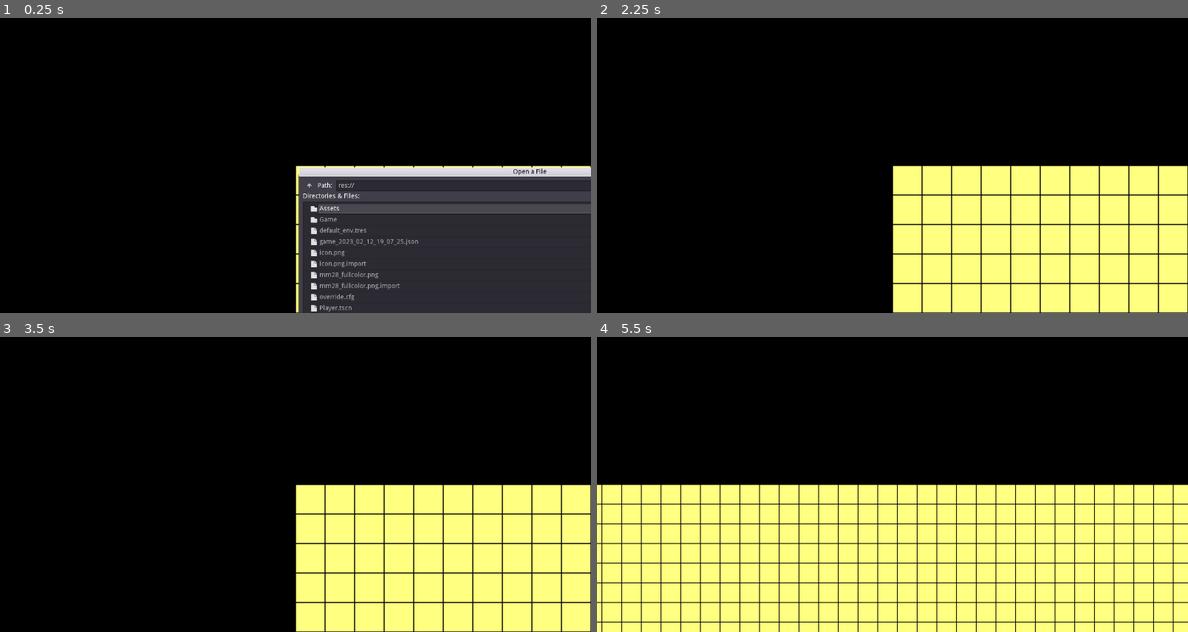
Above: before the commit, frames 1-4 (two rows, left to right).
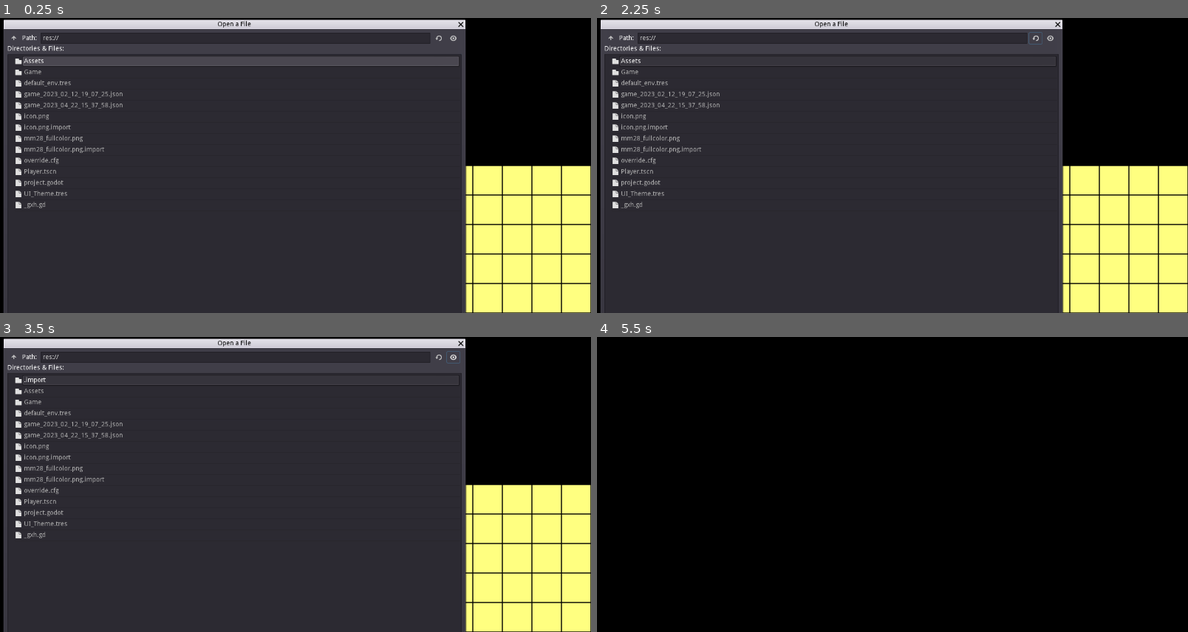
Above: after the commit, the same moments.

Repository: MechMania-29/Visualizer
Game: Godot game, scene res://Game/Game.tscn
The game is run twice, just before and just after one commit, with the same random seed, the same clock (stepped at 60 frames per second) and the same inputs.
Inputs (mouse positions are in pixels of both pictures, inside the frame that each line leads up to; where the layout moved, square brackets give the same spot in the first picture):
- Up to frame 1 (0.25 s): no input
- Up to frame 2 (2.25 s): click (608, 38) [904, 186] at 0.5 s; click (608, 38) [904, 186] at 1.25 s; click (1034, 38) at 2.02 s
- Up to frame 3 (3.5 s): click (455, 357) at 2.77 s
- Up to frame 4 (5.5 s): tap Enter at 3.5 s; move the mouse to (1022, 469) at 3.52 s; press the mouse at (1022, 469) at 3.53 s; hold D (Right, bound only after the commit) 3.53-4.25 s; tap Mouse wheel up (cam_zoom_in, bound only after the commit) at 3.8 s; release the mouse at (1022, 469) at 4.25 s; tap Space at 4.25 s; drag from (774, 499) to (862, 543) at 4.27 s; move the mouse to (951, 419) at 5.02 s; hold D (Right, bound only after the commit) from 5.03 s (still down); hold Mouse wheel down (cam_zoom_out, bound only after the commit) from 5.03 s (still down); click (951, 419) at 5.17 s; tap R at 5.3 s

The runs differ from the first frame. In frame 1, 77% of the frame differs, in the area x 0-100%, y 0-100%; in frame 2, 78%, in the area x 0-79%, y 0-100%; in frame 3, 78%; in frame 4, 49%.
Error after the commit: Invalid get index 'setup' (on base: 'Nil'). (res://Game/PlayerController.gd:123)

Commit message:
Updated for 4/22

Diff:
--- /dev/null
+++ b/Game/Camera2D.gd
@@ -0,0 +1,116 @@
+extends Camera2D
+
+# Adapted from https://www.braindead.bzh/entry/godot-interactive-camera2d
+
+export var MAX_ZOOM_LEVEL = 0.5
+export var MIN_ZOOM_LEVEL = 12
+export var ZOOM_INCREMENT = 0.5
+export(NodePath) var map_path
+
+signal moved
+signal zoomed
+#signal began_following(num)
+
+var _current_zoom_level = 1
+var _drag = false
+var tilemap_bounds: Rect2
+var initial_scale
+var mvdir = Vector2.ZERO
+
+onready var map = get_node(map_path)
+onready var file_selected = false
+
+func center():
+	var tile_center = tilemap_bounds.position + tilemap_bounds.size / 2
+	_center_on_position(Vector2(tile_center.x, 150))
+
+
+func _center_on_position(pos: Vector2):
+	set_offset(pos - get_viewport_rect().size / 2)
+
+
+func refresh_bounds():
+	tilemap_bounds = map.get_bounds()
+
+func _process(_delta):
+	set_offset(get_offset() - mvdir * -10 * zoom)
+
+# Use _unhandled_input so that we don't move camera if mouse-down is on GUI
+func _unhandled_input(event: InputEvent):
+	if (!file_selected): return
+	if event.is_action_pressed("cam_drag"):
+		_drag = true
+	elif event.is_action_released("cam_drag"):
+		_drag = false
+	elif event.is_action_pressed("cam_zoom_in"):
+		_update_zoom(-ZOOM_INCREMENT, get_local_mouse_position())
+	elif event.is_action_pressed("cam_zoom_out"):
+		_update_zoom(ZOOM_INCREMENT, get_local_mouse_position())
+	elif event is InputEventMouseMotion && _drag:
+		set_offset(get_offset() - event.relative * _current_zoom_level)
+		#_constrain_view()
+		emit_signal("moved")
+	elif event.is_action_pressed("Down"):
+		mvdir += Vector2.DOWN
+	elif event.is_action_pressed("Left"):
+		mvdir += Vector2.LEFT
+	elif event.is_action_pressed("Right"):
+		mvdir += Vector2.RIGHT
+	elif event.is_action_pressed("Up"):
+		mvdir += Vector2.UP
+	elif event.is_action_released("Down"):
+		mvdir -= Vector2.DOWN
+	elif event.is_action_released("Left"):
+		mvdir -= Vector2.LEFT
+	elif event.is_action_released("Right"):
+		mvdir -= Vector2.RIGHT
+	elif event.is_action_released("Up"):
+		mvdir -= Vector2.UP
+
+
+
+func _update_zoom(incr: float, zoom_anchor: Vector2):
+	var old_zoom = _current_zoom_level
+
+	_current_zoom_level = clamp(_current_zoom_level + incr, MAX_ZOOM_LEVEL, MIN_ZOOM_LEVEL)
+
+	if old_zoom == _current_zoom_level:
+		return
+
+	var zoom_center = zoom_anchor - get_offset()
+	var ratio = 1-_current_zoom_level/old_zoom
+
+	set_offset(get_offset() + zoom_center*ratio)
+	set_zoom(Vector2(_current_zoom_level, _current_zoom_level))
+	#_constrain_view()
+
+	emit_signal("zoomed")
+
+
+# Limits camera so that it is impossible to have just one of the two opposing
+# edges of the tilemap off the screen. To be called after movement or zooming
+func _constrain_view():
+	var _map: Rect2 = Rect2( \
+			tilemap_bounds.position - get_offset(), tilemap_bounds.size)
+	var view: Rect2 = Rect2(get_viewport_rect().position, \
+			get_viewport_rect().size * _current_zoom_level)
+
+	# If just one of two opposite boundaries is out of view,
+	# move the camera the shortest distance so one boundary is on the edge
+	if _map.end.x > view.end.x and _map.position.x >= view.position.x \
+			or _map.position.x < view.position.x and _map.end.x <= view.end.x:
+		if abs(_map.end.x - view.end.x) < abs(_map.position.x - view.position.x):
+			self.offset.x +=  _map.end.x - view.end.x
+		else:
+			self.offset.x += _map.position.x - view.position.x
+
+	if _map.end.y > view.end.y and _map.position.y >= view.position.y \
+			or _map.position.y < view.position.y and _map.end.y <= view.end.y:
+		if abs(_map.end.y - view.end.y) < abs(_map.position.y - view.position.y):
+			self.offset.y +=  _map.end.y - view.end.y
+		else:
+			self.offset.y += _map.position.y - view.position.y
+
+
+func _on_FileDialog_file_selected(_path):
+	file_selected = true
--- a/Game/FileSelect.tscn
+++ b/Game/FileSelect.tscn
@@ -82,8 +82,8 @@
 mode = 0
 access = 2
 filters = PoolStringArray( "*.txt", "*.json" )
-current_dir = "/Users/dding/Documents/Projects/Godot/MM28"
-current_path = "/Users/dding/Documents/Projects/Godot/MM28/"
+current_dir = "/GodotProjects/mm29Visualizer/Visualizer"
+current_path = "/GodotProjects/mm29Visualizer/Visualizer/"
 __meta__ = {
 "_edit_use_anchors_": false
 }
--- a/Game/Game.gd
+++ b/Game/Game.gd
@@ -8,25 +8,41 @@
 
 # Called when the node enters the scene tree for the first time.
 func _ready():
-	$FileDialog.popup()
+
+	$CanvasLayer/FileDialog.popup()
 	pass # Replace with function body.
 
-
+onready var dir = Vector2.ZERO
 # Called every frame. 'delta' is the elapsed time since the previous frame.
 #func _process(delta):
-#	pass
+#	$Camera2D.move_local_x(dir.x)
+#	$Camera2D.move_local_y(dir.y)
+
+
 func _input(ev):
+	return
 	if Input.is_key_pressed(KEY_A):
-		$Camera2D.move_local_x(-100)
+		dir.x = -1
+	elif Input.is_key_released(KEY_A):
+		dir.x = 0
+
 	if Input.is_key_pressed(KEY_D):
-		$Camera2D.move_local_x(100)
+		dir.x = 1
+	elif Input.is_key_released(KEY_D):
+		dir.x = 0
+
 	if Input.is_key_pressed(KEY_W):
-		$Camera2D.move_local_y(-100)
+		dir.y = -1
+	elif Input.is_key_released(KEY_A):
+		dir.y = 0
+
 	if Input.is_key_pressed(KEY_S):
-		$Camera2D.move_local_y(100)
+		dir.y = 1
+	elif Input.is_key_released(KEY_A):
+		dir.y = 0
 
-	if Input.is_key_pressed(KEY_R):
+	if Input.is_key_pressed(KEY_R) or ev.is_action("zoom_out"):
 		$Camera2D.zoom = $Camera2D.zoom * 1.5
 
-	if Input.is_key_pressed(KEY_F):
+	if Input.is_key_pressed(KEY_F) or ev.is_action("zoom_in"):
 		$Camera2D.zoom = $Camera2D.zoom /1.5
--- a/Game/Game.tscn
+++ b/Game/Game.tscn
@@ -8,6 +8,7 @@
 [ext_resource path="res://Assets/Temp/rock_placeholder.png" type="Texture" id=6]
 [ext_resource path="res://Game/Map.gd" type="Script" id=7]
 [ext_resource path="res://Assets/Temp/building_placeholder.png" type="Texture" id=8]
+[ext_resource path="res://Game/Camera2D.gd" type="Script" id=9]
 [ext_resource path="res://Game/Game.gd" type="Script" id=12]
 
 [sub_resource type="TileSet" id=1]
@@ -73,6 +74,8 @@
 
 [node name="Camera2D" type="Camera2D" parent="."]
 current = true
+script = ExtResource( 9 )
+map_path = NodePath("../TileMap")
 
 [node name="TileMap" type="TileMap" parent="."]
 tile_set = SubResource( 1 )
@@ -91,19 +94,20 @@
 visible = false
 animation = "zombie"
 
-[node name="FileDialog" type="FileDialog" parent="."]
+[node name="CanvasLayer" type="CanvasLayer" parent="."]
+
+[node name="UI" parent="CanvasLayer" instance=ExtResource( 4 )]
+visible = false
+
+[node name="FileDialog" type="FileDialog" parent="CanvasLayer"]
 margin_right = 1000.0
 margin_bottom = 1000.0
 window_title = "Open a File"
 mode = 0
 
-[node name="CanvasLayer" type="CanvasLayer" parent="."]
-
-[node name="UI" parent="CanvasLayer" instance=ExtResource( 4 )]
-visible = false
-
 [connection signal="timeout" from="PlayerController/TurnTimer" to="PlayerController" method="_on_Timer_timeout"]
-[connection signal="file_selected" from="FileDialog" to="PlayerController" method="_on_FileDialog_file_selected"]
 [connection signal="pause_toggled" from="CanvasLayer/UI" to="PlayerController" method="_on_UI_pause_toggled"]
 [connection signal="timeline_changed" from="CanvasLayer/UI" to="PlayerController" method="_on_UI_timeline_changed"]
 [connection signal="timeline_interaction" from="CanvasLayer/UI" to="PlayerController" method="_on_UI_timeline_interaction"]
+[connection signal="file_selected" from="CanvasLayer/FileDialog" to="Camera2D" method="_on_FileDialog_file_selected"]
+[connection signal="file_selected" from="CanvasLayer/FileDialog" to="PlayerController" method="_on_FileDialog_file_selected"]
--- a/Game/PlayerController.gd
+++ b/Game/PlayerController.gd
@@ -31,13 +31,16 @@
 	turn += 1
 	UI.update_turn_num(turn)
 	$TurnTimer.start(1)
+	var destroyed
 	if ready:
 		T_Map.resetGrid()
 		for i in range(len(actors)):
 			actors[i].moveTo(turns[turn]["characters"][str(i)]["position"])
 			actors[i].setIsZombie(turns[turn]["characters"][str(i)]["isZombie"])
 		for t_key in terrain[turn]:
-			T_Map.setTerrain(terrain[turn][t_key]["imageId"], terrain[turn][t_key]["position"])
+			destroyed = terrain[turn][t_key]["destroyed"]
+			T_Map.setTerrain("" if destroyed else terrain[0][t_key]["imageId"],
+			terrain[0][t_key]["position"])
 
 		if turn >= len(turns)-1:
 			UI.force_pause(true)
@@ -46,11 +49,14 @@
 
 func jumpToTurn(new_turn):
 	if (ready):
+		var destroyed
 		turn = new_turn
 		UI.update_turn_num(turn)
 		T_Map.resetGrid()
 		for t_key in terrain[turn]:
-			T_Map.setTerrain(terrain[turn][t_key]["imageId"], terrain[turn][t_key]["position"])
+			destroyed = terrain[turn][t_key]["destroyed"]
+			T_Map.setTerrain("" if destroyed else terrain[0][t_key]["imageId"],
+			terrain[0][t_key]["position"])
 
 		for i in range(len(actors)):
 			actors[i].instantMoveTo(turns[turn]["characters"][str(i)]["position"])
--- a/project.godot
+++ b/project.godot
@@ -24,6 +24,62 @@
 window/size/height=640
 window/dpi/allow_hidpi=true
 
+[input]
+
+zoom_in={
+"deadzone": 0.5,
+"events": [ Object(InputEventMouseButton,"resource_local_to_scene":false,"resource_name":"","device":0,"alt":false,"shift":false,"control":false,"meta":false,"command":false,"button_mask":0,"position":Vector2( 0, 0 ),"global_position":Vector2( 0, 0 ),"factor":1.0,"button_index":4,"pressed":false,"doubleclick":false,"script":null)
+ ]
+}
+zoom_out={
+"deadzone": 0.5,
+"events": [ Object(InputEventMouseButton,"resource_local_to_scene":false,"resource_name":"","device":0,"alt":false,"shift":false,"control":false,"meta":false,"command":false,"button_mask":0,"position":Vector2( 0, 0 ),"global_position":Vector2( 0, 0 ),"factor":1.0,"button_index":5,"pressed":false,"doubleclick":false,"script":null)
+ ]
+}
+cam_drag={
+"deadzone": 0.5,
+"events": [ Object(InputEventMouseButton,"resource_local_to_scene":false,"resource_name":"","device":0,"alt":false,"shift":false,"control":false,"meta":false,"command":false,"button_mask":0,"position":Vector2( 0, 0 ),"global_position":Vector2( 0, 0 ),"factor":1.0,"button_index":1,"pressed":false,"doubleclick":false,"script":null)
+ ]
+}
+cam_zoom_in={
+"deadzone": 0.5,
+"events": [ Object(InputEventMouseButton,"resource_local_to_scene":false,"resource_name":"","device":0,"alt":false,"shift":false,"control":false,"meta":false,"command":false,"button_mask":0,"position":Vector2( 0, 0 ),"global_position":Vector2( 0, 0 ),"factor":1.0,"button_index":4,"pressed":false,"doubleclick":false,"script":null)
+, Object(InputEventKey,"resource_local_to_scene":false,"resource_name":"","device":0,"alt":false,"shift":false,"control":false,"meta":false,"command":false,"pressed":false,"scancode":61,"unicode":0,"echo":false,"script":null)
+, Object(InputEventKey,"resource_local_to_scene":false,"resource_name":"","device":0,"alt":false,"shift":false,"control":false,"meta":false,"command":false,"pressed":false,"scancode":82,"unicode":0,"echo":false,"script":null)
+ ]
+}
+cam_zoom_out={
+"deadzone": 0.5,
+"events": [ Object(InputEventMouseButton,"resource_local_to_scene":false,"resource_name":"","device":0,"alt":false,"shift":false,"control":false,"meta":false,"command":false,"button_mask":0,"position":Vector2( 0, 0 ),"global_position":Vector2( 0, 0 ),"factor":1.0,"button_index":5,"pressed":false,"doubleclick":false,"script":null)
+, Object(InputEventKey,"resource_local_to_scene":false,"resource_name":"","device":0,"alt":false,"shift":false,"control":false,"meta":false,"command":false,"pressed":false,"scancode":45,"unicode":0,"echo":false,"script":null)
+, Object(InputEventKey,"resource_local_to_scene":false,"resource_name":"","device":0,"alt":false,"shift":false,"control":false,"meta":false,"command":false,"pressed":false,"scancode":70,"unicode":0,"echo":false,"script":null)
+ ]
+}
+Down={
+"deadzone": 0.5,
+"events": [ Object(InputEventKey,"resource_local_to_scene":false,"resource_name":"","device":0,"alt":false,"shift":false,"control":false,"meta":false,"command":false,"pressed":false,"scancode":83,"unicode":0,"echo":false,"script":null)
+, Object(InputEventKey,"resource_local_to_scene":false,"resource_name":"","device":0,"alt":false,"shift":false,"control":false,"meta":false,"command":false,"pressed":false,"scancode":16777234,"unicode":0,"echo":false,"script":null)
+ ]
+}
+Left={
+"deadzone": 0.5,
+"events": [ Object(InputEventKey,"resource_local_to_scene":false,"resource_name":"","device":0,"alt":false,"shift":false,"control":false,"meta":false,"command":false,"pressed":false,"scancode":65,"unicode":0,"echo":false,"script":null)
+, Object(InputEventKey,"resource_local_to_scene":false,"resource_name":"","device":0,"alt":false,"shift":false,"control":false,"meta":false,"command":false,"pressed":false,"scancode":16777231,"unicode":0,"echo":false,"script":null)
+ ]
+}
+Right={
+"deadzone": 0.5,
+"events": [ Object(InputEventKey,"resource_local_to_scene":false,"resource_name":"","device":0,"alt":false,"shift":false,"control":false,"meta":false,"command":false,"pressed":false,"scancode":68,"unicode":0,"echo":false,"script":null)
+, Object(InputEventKey,"resource_local_to_scene":false,"resource_name":"","device":0,"alt":false,"shift":false,"control":false,"meta":false,"command":false,"pressed":false,"scancode":16777233,"unicode":0,"echo":false,"script":null)
+ ]
+}
+Up={
+"deadzone": 0.5,
+"events": [ Object(InputEventKey,"resource_local_to_scene":false,"resource_name":"","device":0,"alt":false,"shift":false,"control":false,"meta":false,"command":false,"pressed":false,"scancode":87,"unicode":0,"echo":false,"script":null)
+, Object(InputEventKey,"resource_local_to_scene":false,"resource_name":"","device":0,"alt":false,"shift":false,"control":false,"meta":false,"command":false,"pressed":false,"scancode":16777232,"unicode":0,"echo":false,"script":null)
+ ]
+}
+
 [physics]
 
 common/enable_pause_aware_picking=true
Not shown, changed: Assets/Icons/Attack_Icon.png.import
Not shown, changed: Assets/Icons/Coin_Icon.png.import
Not shown, changed: Assets/Icons/Range_Icon.png.import
Not shown, changed: Assets/Icons/Shield_Icon.png.import
Not shown, changed: Assets/Icons/Speed_Icon.png.import
Not shown, changed: Assets/Icons/mm28_icon.png.import
Not shown, changed: Assets/Temp/bordered_green.png.import
Not shown, changed: Assets/Temp/bordered_grey.png.import
Not shown, changed: Assets/Temp/bordered_yellow.png.import
Not shown, changed: Assets/Temp/building_placeholder.png.import
Not shown, changed: Assets/Temp/green.png.import
Not shown, changed: Assets/Temp/grey.png.import
(and 9 more such lines)
